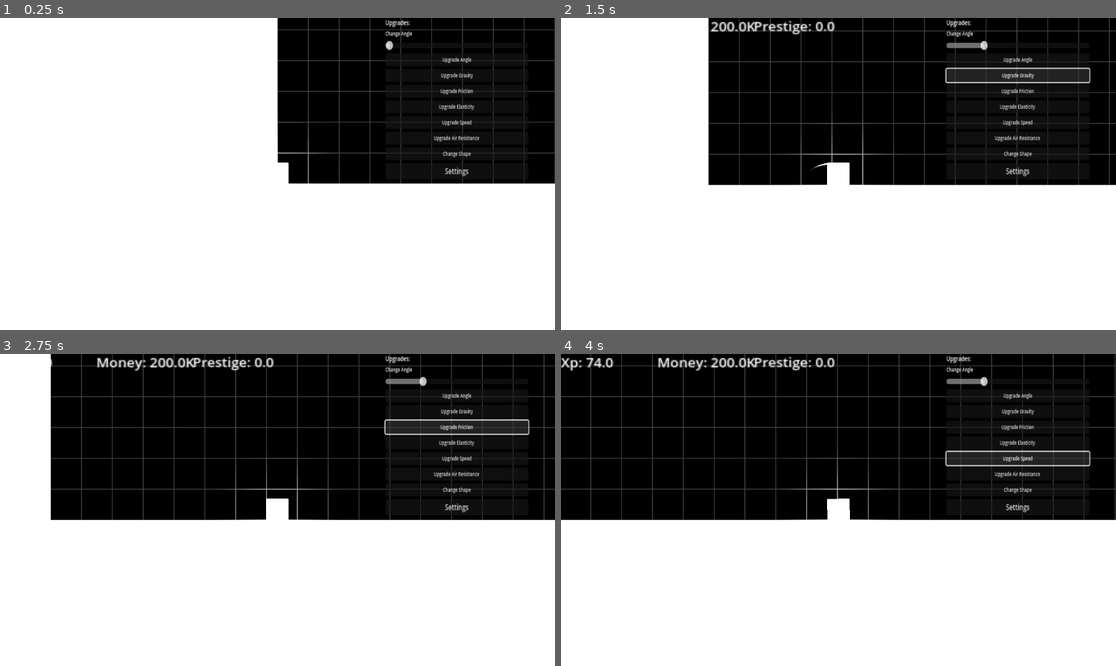
Above: before the commit, frames 1-4 (two rows, left to right).
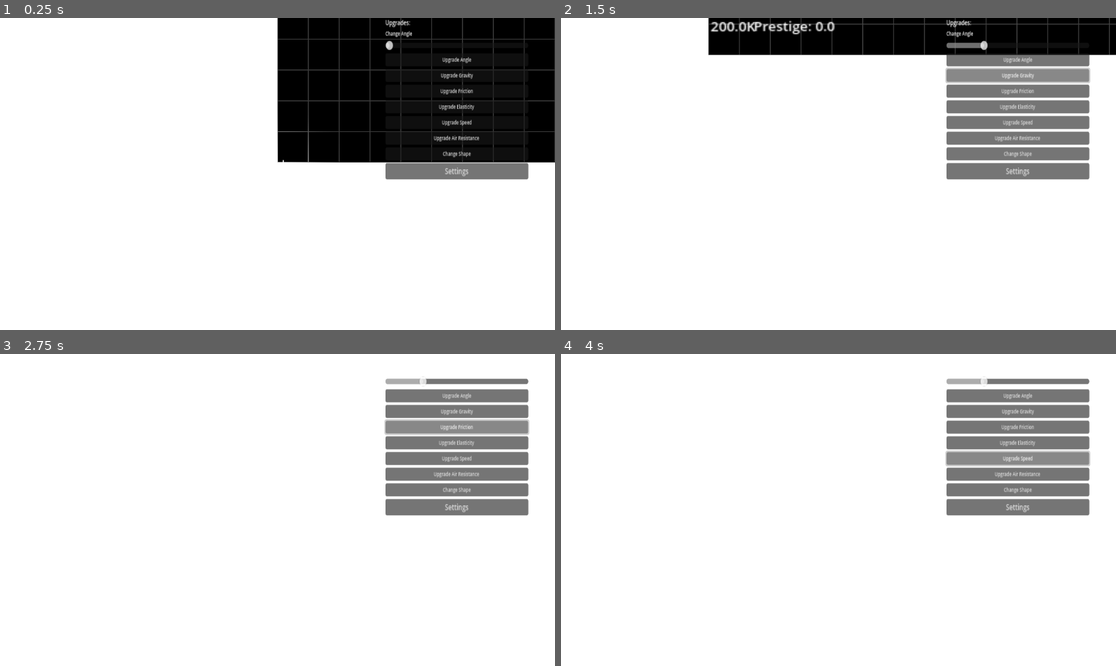
Above: after the commit, the same moments.

Repository: Lueegee1/Skr-t-Kast-Spil
Game: Godot game, scene res://main/root.tscn
The game is run twice, just before and just after one commit, with the same random seed, the same clock (stepped at 60 frames per second) and the same inputs.
Inputs:
- Up to frame 1 (0.25 s): no input
- Up to frame 2 (1.5 s): click "Upgrade Angle" at 0.5 s; click "Upgrade Gravity" at 1.25 s
- Up to frame 3 (2.75 s): click "Upgrade Friction" at 2 s
- Up to frame 4 (4 s): click "Upgrade Elasticity" at 2.75 s; click "Upgrade Speed" at 3.5 s

The runs differ from the first frame. In frame 1, 4.5% of the frame differs, in the area x 50-100%, y 3-54%; in frame 2, 31%; in frame 3, 48%; in frame 4, 53%, in the area x 0-100%, y 0-54%.
Error after the commit: Attempt to call function 'play' in base 'null instance' on a null instance. (res://main/Music.gd:15)

Commit message:
Sounds :)

Diff:
--- a/main/BallMechanics.gd
+++ b/main/BallMechanics.gd
@@ -30,6 +30,8 @@
 #------------------------------------------ Code ------------------------------------------
 
 func _ready():
+	contact_monitor = true
+	max_contacts_reported = 4
 	Global.Ball = self
 	await get_tree().process_frame  # wait one frame so the shape exists
 	reload_variables()
@@ -60,6 +62,13 @@
 			stood_still = true
 			Global.Inventory._get_money(position.x)
 			initiate_Launch()
+func _integrate_forces(state):
+	for i in state.get_contact_count():
+		var collider = state.get_contact_collider_object(i)
+		if collider and collider.is_in_group("ground"):
+			_on_touch_ground()
+func _on_touch_ground():
+	print("Touched the ground!")
 
 func reload_variables():
 	# Air resistance & gravity
--- a/main/Music.gd
+++ b/main/Music.gd
@@ -2,14 +2,51 @@
 
 #var music_player: AudioStreamPlayer
 var theme = "res://Assets/Sound/Main theme loopable.mp3"
-@onready var music_player = $AudioStreamPlayer
-#func _ready():
-#	music_player = AudioStreamPlayer.new()
+const impact_volume = 38
+const wind_volume = 10
+@onready var theme_player = $ThemePlayer
+@onready var player_wind = $WindPlayer
 
 
-func play_main_theme(stream: AudioStream):
-	music_player.stream = stream
-	music_player.play()
+func play_main_theme():
+	#var stream = load("res://Assets/Sound/Main theme loopable.wav")
+	#stream.loop_mode = AudioStreamWAV.LOOP_FORWARD
+	#theme_player.stream = stream
+	theme_player.play()
+	print("dadwa")
 
-func stop_music():
+func play_impact():
+	var player_impact = AudioStreamPlayer.new()
+	var volume = log((Global.Ball.linear_velocity.length()))-impact_volume
+	volume = clamp(volume,-100,20)
+	player_impact.volume_db += volume
+	player_impact.stream = preload("res://Assets/Sound/Impact2.wav")
+	add_child(player_impact)
+	player_impact.play()
+	player_impact.connect("finished", player_impact.queue_free)
+
+func play_wind():
+	#var player_wind = AudioStreamPlayer.new()
+	#var wind = preload("res://Assets/Sound/Wind.wav")
+	#wind.loop_mode = AudioStreamWAV.LOOP_FORWARD
+	#player_wind.stream = wind
+	player_wind.play()
+
+func stop_music(music_player: Node):
 	music_player.stop()
+	music_player.queue_free
+
+func _ready() -> void:
+	play_main_theme()
+	play_wind()
+	pass
+func _process(_delta: float) -> void:
+	var volume = log((Global.Ball.linear_velocity.length()))-wind_volume
+	volume = clamp(volume,-100,20)
+	player_wind.volume_db = 0 + volume
+
+
+func _on_rigid_body_2d_body_shape_entered(body_rid: RID, body: Node, body_shape_index: int, local_shape_index: int) -> void:
+	#print("FIVE BIG BOOMs")
+	play_impact()
+	pass # Replace with function body.
Not shown, changed: Assets/Sound/Main theme loopable.wav.import
Not shown, changed: Assets/Sound/Wind.wav.import
